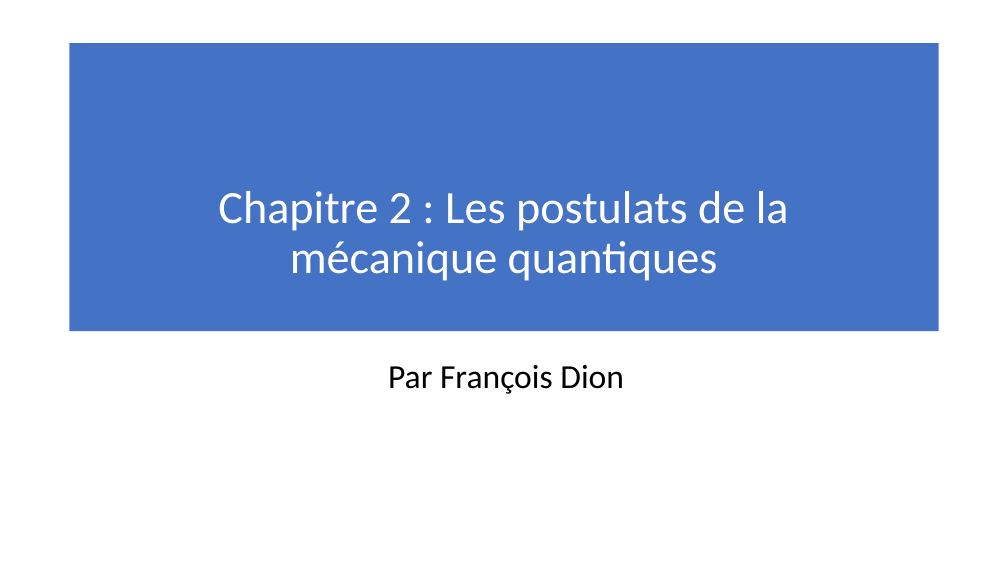
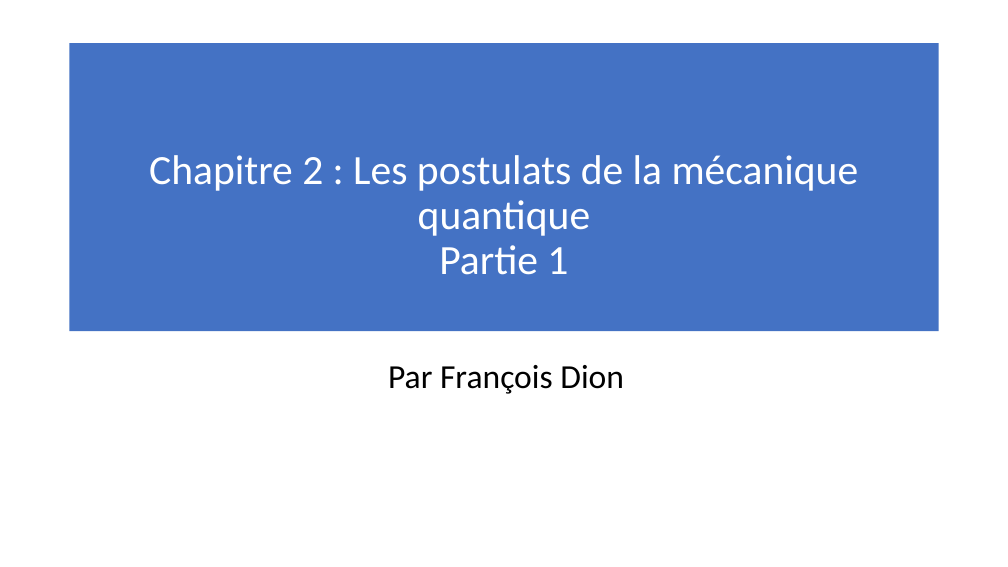
Before and after one commit to meitnerium/theochem, a slide deck: slide 1 of FR/3_Postulats/Postulats.pptx. Drawn at 1008x567 pixels with LibreOffice and Linux fonts; fonts in the diff are those of the drawing. Boxes give left, top, right and bottom in pixels: in the first picture for what was removed or moved away, otherwise in the second. Text is boxed around its words. In the diff, an @@ line names an element or a change of style, - is before the commit and + after.

```diff
--- a/FR/3_Postulats/Postulats.pptx
+++ b/FR/3_Postulats/Postulats.pptx
@@ title at [149, 155, 859, 275]: text changed; size 44 to 39.6 pt @@
-Chapitre 2 : Les postulats de la mécanique quantiques
+Chapitre 2 : Les postulats de la mécanique quantique
+Partie 1
```
Also in this commit, not shown: 10 other slides changed, 17 slides added, 2 slides removed, 22 other files.
